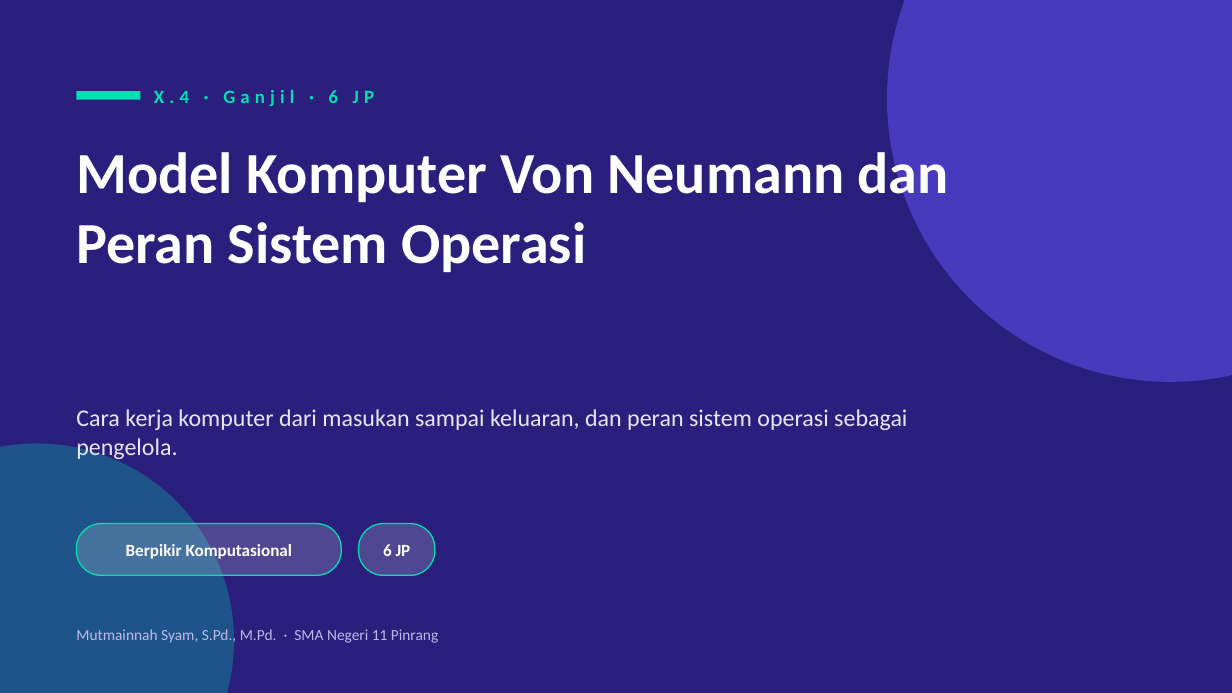
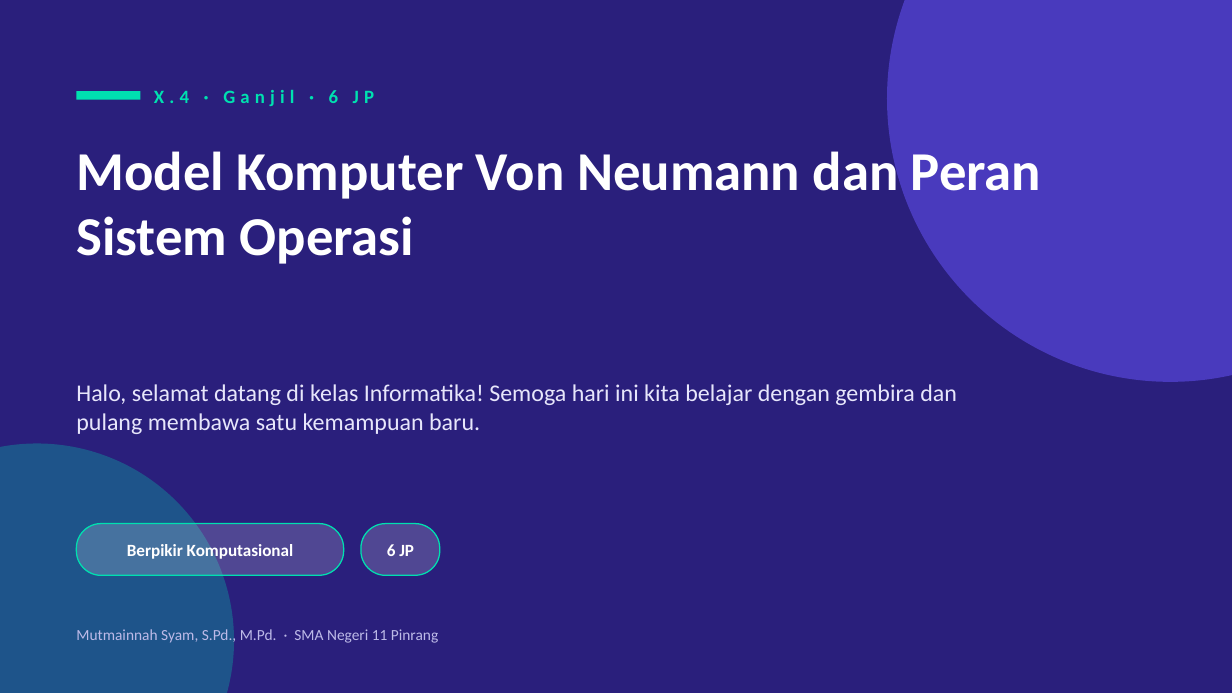
Before and after one commit to idayahinna-afk/tik, a slide deck: slide 59 of Slide Informatika Kelas X - SMAN 11 Pinrang.pptx (slide 35 before the commit). Drawn at 1232x693 pixels with LibreOffice and Linux fonts; fonts in the diff are those of the drawing. Boxes give left, top, right and bottom in pixels: in the first picture for what was removed or moved away, otherwise in the second. Text is boxed around its words. In the diff, an @@ line names an element or a change of style, - is before the commit and + after.

```diff
--- a/Slide Informatika Kelas X - SMAN 11 Pinrang.pptx
+++ b/Slide Informatika Kelas X - SMAN 11 Pinrang.pptx
@@ text "Model Komputer Von Neumann dan ..." at box(76, 144, 1041, 264): size 34 to 32 pt @@
@@ text at box(76, 384, 957, 434): text changed @@
-Cara kerja komputer dari masukan sampai keluaran, dan peran sistem operasi sebagai pengelola.
+Halo, selamat datang di kelas Informatika! Semoga hari ini kita belajar dengan gembira dan pulang membawa satu kemampuan baru.
@@ text "6 JP": place and size @@
-text "6 JP" at box(383, 544, 411, 556)
+text "6 JP" at box(387, 544, 414, 556)
@@ rounded rectangle: place and size @@
-rounded rectangle at box(359, 524, 435, 575)
+rounded rectangle at box(361, 524, 440, 575)
```
Also in this commit, not shown: 70 other slides changed, 72 slides added, 8 slides removed, 3 other files.
